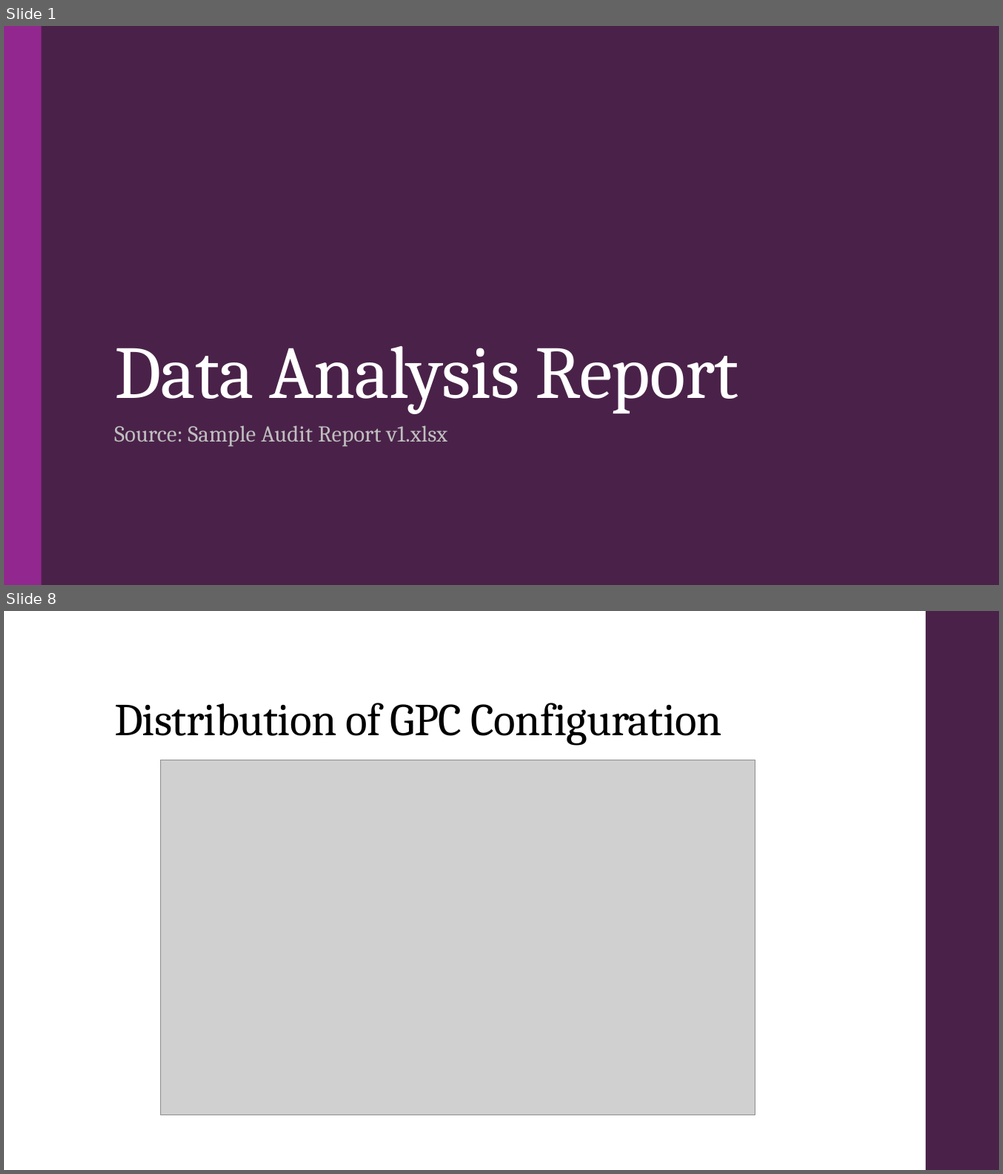
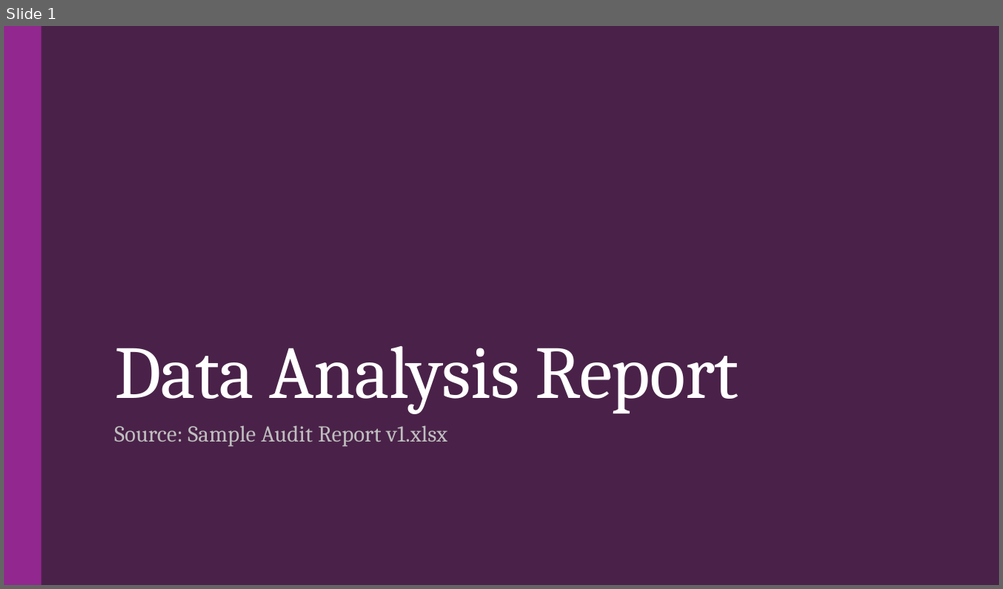
Before and after one commit to droy117/GT_Assignment_PPT_Ex, a slide deck: Debak/Data_Analysis_Report_Report.pptx. Shown one above the other, each under a label of ours: slides 1 and 8 before the commit, slide 1 after it; the slides between them are not shown. The pictures are 1003x1174 and 1003x589 pixels, drawn with LibreOffice and Linux fonts; fonts in the diff are those of the drawing; grey boxes stand for pictures. Boxes give left, top, right and bottom in pixels: in the first picture for what was removed or moved away, otherwise in the second. Text is boxed around its words. In the diff, an @@ line names an element or a change of style, - is before the commit and + after.

```diff
--- a/Debak/Data_Analysis_Report_Report.pptx
+++ b/Debak/Data_Analysis_Report_Report.pptx
@@ slide 8 removed at bbox=[4, 611, 999, 1170], background #FFFFFF @@
@@ rectangle removed at bbox=[925, 611, 999, 1170] @@
@@ title removed at bbox=[114, 703, 722, 745] @@
-Distribution of GPC Configuration
@@ picture removed at bbox=[161, 760, 755, 1116] @@
```
Also in this commit, not shown: 3 slides changed, 11 slides added, 8 other slides removed, 6 other files.
